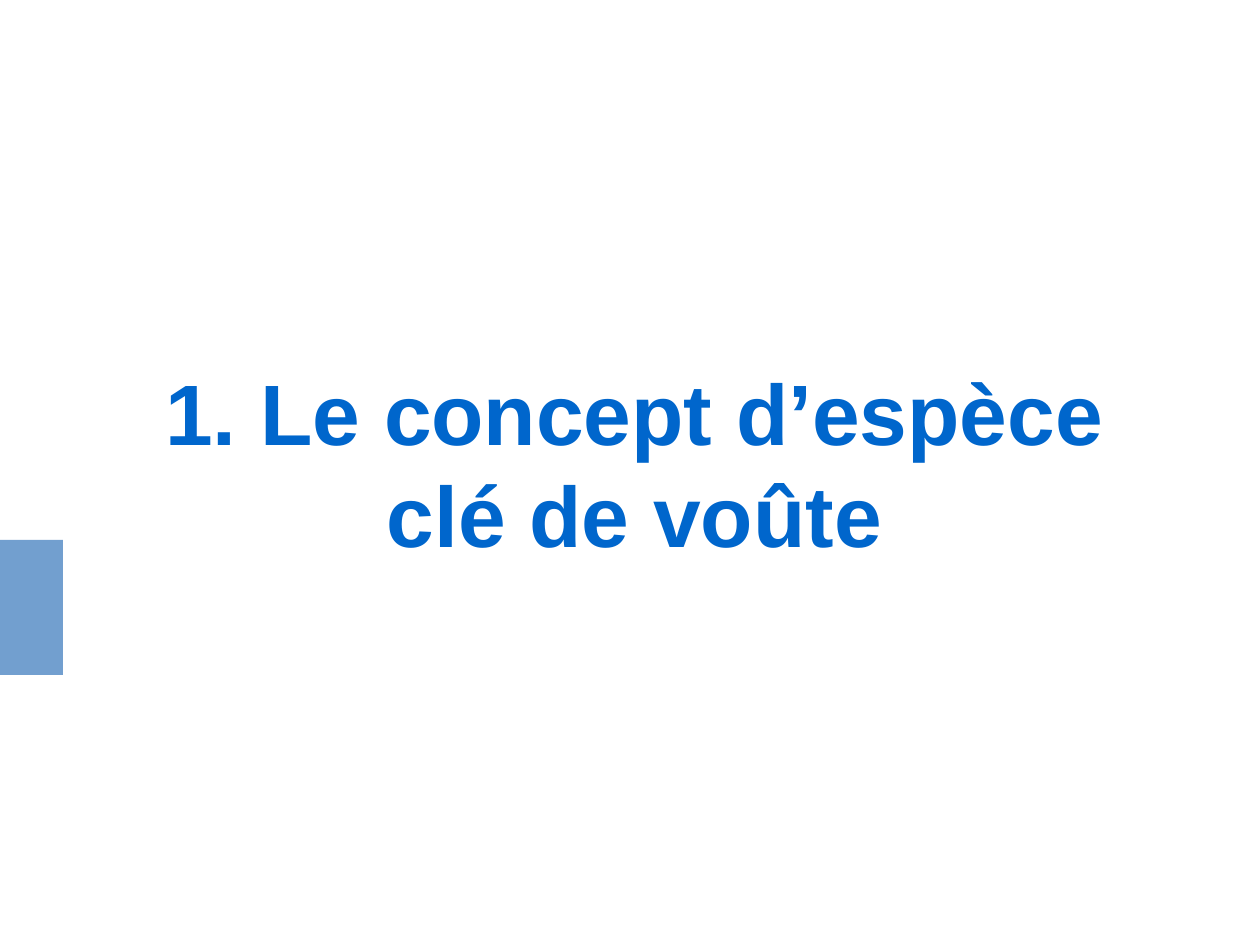
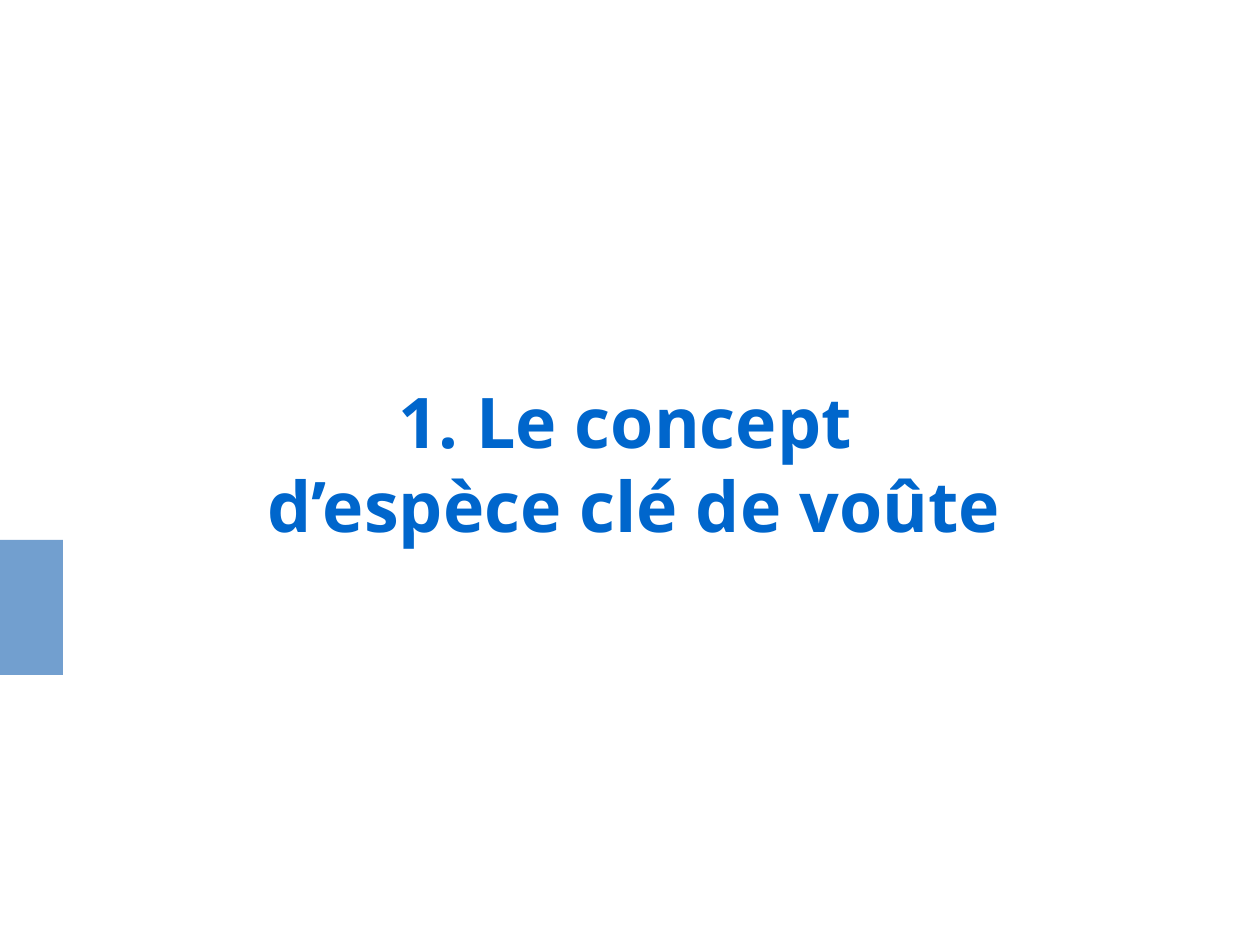
Before and after one commit to evadelmas/keystone_concept, a slide deck: slide 3 of presentation_LEIPS.odp. Drawn at 1260x945 pixels with LibreOffice and Linux fonts; fonts in the diff are those of the drawing. Boxes give left, top, right and bottom in pixels: in the first picture for what was removed or moved away, otherwise in the second. Text is boxed around its words. In the diff, an @@ line names an element or a change of style, - is before the commit and + after.

```diff
--- a/presentation_LEIPS.odp
+++ b/presentation_LEIPS.odp
@@ subtitle at box(268, 398, 999, 549): text changed; size 54 to 44 pt; font Arial to Open Sans @@
-1. Le concept d’espèce clé de voûte
+1. Le concept
+d’espèce clé de voûte
```
Also in this commit, not shown: 5 other slides changed, 14 slides added, 3 slides removed.
